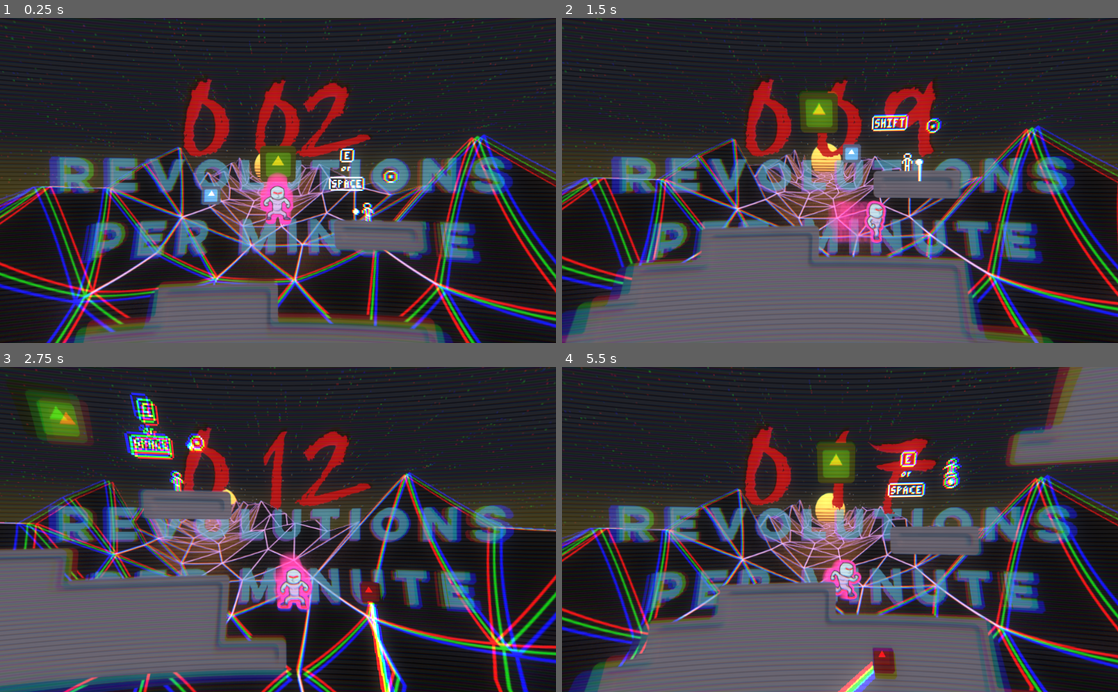
Above: before the commit, frames 1-4 (two rows, left to right).
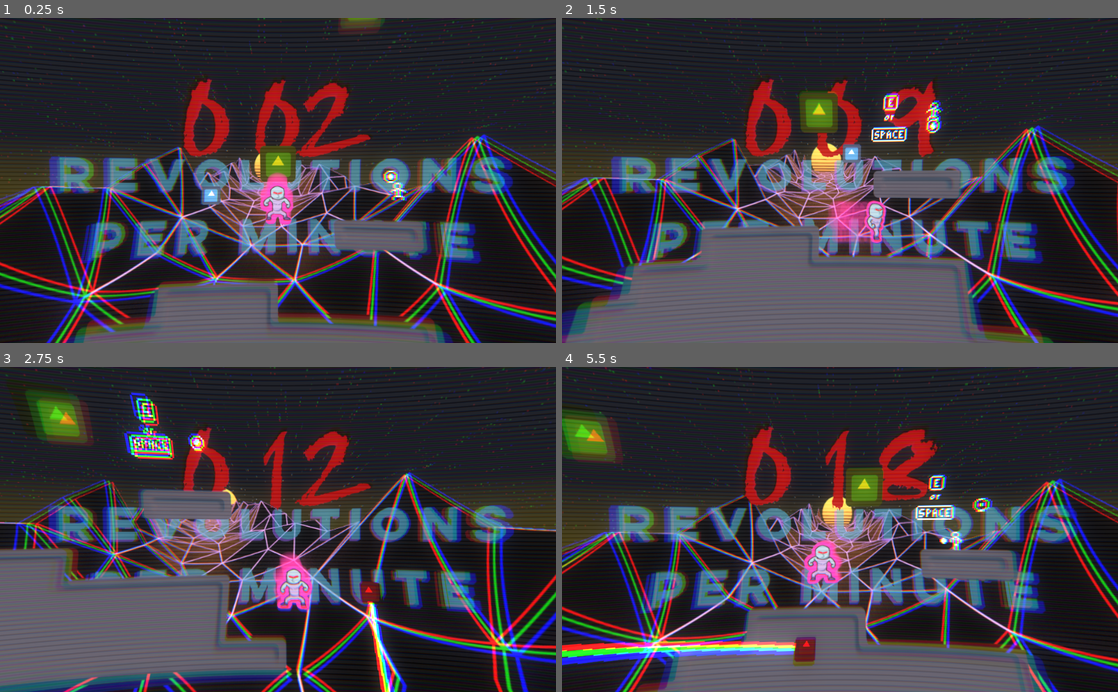
Above: after the commit, the same moments.

Repository: mdrgon1/GWJ-22-Spinzo
Game: Godot game, scene res://Main.tscn
The game is run twice, just before and just after one commit, with the same random seed, the same clock (stepped at 60 frames per second) and the same inputs. The engine's default icon, where the game draws it, is replaced by a stand-in: a white triangle on a blue panel in a dark square.
Inputs:
- Up to frame 1 (0.25 s): no input
- Up to frame 2 (1.5 s): hold Shift (aim) 0.53-1.28 s; hold Right (move_right) from 0.53 s (still down); tap W (jump) at 0.77 s; tap E (throw_ball) at 1.35 s
- Up to frame 3 (2.75 s): tap W (jump) at 1.52 s; release Right (move_right) at 2.03 s; hold A (move_left) from 2.03 s (still down); hold Shift (aim) from 2.03 s (still down)
- Up to frame 4 (5.5 s): release A (move_left) at 2.78 s; release Shift (aim) at 2.78 s; hold Right (move_right) 2.78-4.28 s; tap E (throw_ball) at 2.85, 4.35 s; tap W (jump) at 3.02, 3.77, 4.52 s; hold Shift (aim) 3.53-4.28 s; hold A (move_left) 4.28-5.03 s; hold Right (move_right) from 5.03 s (still down); hold Shift (aim) from 5.03 s (still down)

The runs differ from the first frame. In frame 1, 1.0% of the frame differs, in the area x 59-74%, y 0-63%; in frame 2, 1.0%; in frame 3, 0.2%; in frame 4, 41%, in the area x 0-100%, y 0-100%.

Commit message:
adjusted level generation

Diff:
--- a/Project/MainLevel.tscn
+++ b/Project/MainLevel.tscn
@@ -389,6 +389,8 @@
 format = 1
 tile_data = PoolIntArray( 65538, 0, 196609, 65539, 0, 196610, 65540, 0, 196611, 262140, 0, 8, 262141, 0, 10, 262142, 0, …(705 unchanged characters)…
 
+[node name="EnemySpawns" type="Node" parent="TileMap"]
+
 [node name="ParallaxBackground" type="ParallaxBackground" parent="."]
 scale = Vector2( 0.2, 0.2 )
 transform = Transform2D( 0.2, 0, 0, 0.2, 0, 0 )
@@ -439,5 +441,5 @@
 z_index = 3
 frames = SubResource( 60 )
 animation = "Default"
-frame = 12
+frame = 36
 playing = true
--- a/Project/Scripts/MainLevel.gd
+++ b/Project/Scripts/MainLevel.gd
@@ -1,8 +1,8 @@
 extends Node2D
 
 const IN_FRAME_BUFFER = 0
-const LEVEL_SPAWN_BOUNDS = Rect2(Vector2(-100, -50), Vector2(200, -150))
-const DESPAWN_RECT = Rect2(Vector2(-150, -100), Vector2(150 * 2, 200))
+const LEVEL_SPAWN_BOUNDS = Rect2(Vector2(-100, 0), Vector2(200, -70))
+const DESPAWN_RECT = Rect2(Vector2(-100, -70), Vector2(100 * 2, 140))
 const MIN_TIME_DILATION = 0.1
 const TIME_DILATION_LERP = 0.4
 
@@ -22,8 +22,8 @@
 
 func _draw():
 	return
-	var despawn_bounds = DESPAWN_RECT
-	despawn_bounds.position += camera.position
+	var despawn_bounds = LEVEL_SPAWN_BOUNDS
+	#despawn_bounds.position += camera.position
 
 	draw_rect(despawn_bounds, Color(1, 1, 1, 0.5))
 
@@ -41,14 +41,11 @@
 	if(active_levels.size() == 0):
 		create_level(camera.position - Vector2(0, 10))
 
-	if(active_levels.size() >= 2):
-		pass
-
 	var despawn_bounds = DESPAWN_RECT
 	despawn_bounds.position += camera.position
 
 	# check if player should be killed
-	if(!despawn_bounds.has_point(player.position + Vector2(0, 30))):
+	if(!despawn_bounds.has_point(player.position + Vector2(0, 10))):
 		emit_signal("player_died")
 		#move levels somewhere they all can be despawned
 		for level in active_levels:
@@ -73,13 +70,15 @@
 			break
 
 		# create new levels if necessary
-		if(level.following_levels.size() == 0 && despawn_bounds.encloses(level_bounds)):
+		if(level.following_levels.size() == 0 && despawn_bounds.intersects(level_bounds)):
 			for j in range((randi() % 2) + 1):
-				var new_level_pos = Vector2(randf(), randf())
-				new_level_pos.x *= LEVEL_SPAWN_BOUNDS.size.x
-				new_level_pos.y *= LEVEL_SPAWN_BOUNDS.size.y
-				new_level_pos += LEVEL_SPAWN_BOUNDS.position
-				new_level_pos += level.position
+				var new_level_pos = Vector2(0, level.position.y + 100)
+				while(new_level_pos.y > level.position.y):
+					new_level_pos = Vector2(randf(), randf())
+					new_level_pos.x *= LEVEL_SPAWN_BOUNDS.size.x
+					new_level_pos.y *= LEVEL_SPAWN_BOUNDS.size.y
+					new_level_pos += LEVEL_SPAWN_BOUNDS.position
+					new_level_pos += level.position
 
 				var new_level = create_level(new_level_pos)
 				if(new_level != null):
@@ -95,7 +94,7 @@
 	level_index *= sign(level_index) # make sure the index is positive
 
 	var level_path
-	if(grabbable_levels.size() < 3):
+	if(grabbable_levels.size() < 2):
 		level_path = "res://level_templates/Grabbable.tscn"
 	else:
 		# load a random level and instance it
--- a/Project/level_templates/Template1.tscn
+++ b/Project/level_templates/Template1.tscn
@@ -6,17 +6,18 @@
 [node name="LevelTemplate" type="Node2D"]
 z_index = 3
 script = ExtResource( 1 )
-bounds_rect = Rect2( -50, -20, 100, 90 )
+bounds_rect = Rect2( -50, -50, 100, 90 )
 
 [node name="EnemySpawns" type="Node" parent="."]
 
 [node name="Node2D" type="Node2D" parent="EnemySpawns"]
-position = Vector2( 0, 0.141062 )
+position = Vector2( 0, -39.8589 )
 
 [node name="Node2D2" type="Node2D" parent="EnemySpawns"]
-position = Vector2( 0, -15.5556 )
+position = Vector2( 0, -55.5556 )
 
 [node name="TileMap" type="TileMap" parent="."]
+position = Vector2( 0, -40 )
 scale = Vector2( 0.15, 0.15 )
 tile_set = ExtResource( 2 )
 format = 1
--- a/Project/level_templates/Template2.tscn
+++ b/Project/level_templates/Template2.tscn
@@ -7,22 +7,22 @@
 [node name="LevelTemplate" type="Node2D"]
 z_index = 3
 script = ExtResource( 1 )
-bounds_rect = Rect2( -40, -20, 100, 60 )
+bounds_rect = Rect2( -40, -40, 100, 60 )
 
 [node name="EnemySpawns" type="Node" parent="."]
 
 [node name="Node2D" type="Node2D" parent="EnemySpawns"]
-position = Vector2( 40.9537, -4.78419 )
+position = Vector2( 40.9537, -24.7842 )
 
 [node name="Node2D2" type="Node2D" parent="EnemySpawns"]
-position = Vector2( -10.7688, -3.36418 )
+position = Vector2( -10.7688, -23.3642 )
 
 [node name="TileMap" type="TileMap" parent="."]
-position = Vector2( 0, -10 )
+position = Vector2( 0, -30 )
 scale = Vector2( 0.15, 0.15 )
 tile_set = ExtResource( 2 )
 format = 1
 tile_data = PoolIntArray( 131069, 0, 196609, 131070, 0, 5, 131071, 0, 11, 65539, 0, 8, 65540, 0, 11, 196606, 0, 196616, 196607, 0, 131079, 131075, 0, 131076, 131076, 0, 196619, 262143, 0, 131072, 196610, 0, 196609, 196611, 0, 131075 )
 
 [node name="Node2D" parent="." instance=ExtResource( 3 )]
-position = Vector2( 25.034, 34.3205 )
+position = Vector2( 25.034, 14.3205 )
--- a/Project/level_templates/Template3.tscn
+++ b/Project/level_templates/Template3.tscn
@@ -6,17 +6,18 @@
 [node name="LevelTemplate" type="Node2D"]
 z_index = 3
 script = ExtResource( 1 )
-bounds_rect = Rect2( -60, -25, 140, 80 )
+bounds_rect = Rect2( -60, -45, 140, 80 )
 
 [node name="EnemySpawns" type="Node" parent="."]
 
 [node name="Node2D" type="Node2D" parent="EnemySpawns"]
-position = Vector2( 37.7737, -10.5811 )
+position = Vector2( 37.7737, -31.5811 )
 
 [node name="Node2D2" type="Node2D" parent="EnemySpawns"]
-position = Vector2( -35.8366, -10.5811 )
+position = Vector2( -35.8366, -31.5811 )
 
 [node name="TileMap" type="TileMap" parent="."]
+position = Vector2( 0, -21 )
 scale = Vector2( 0.15, 0.15 )
 tile_set = ExtResource( 2 )
 format = 1
